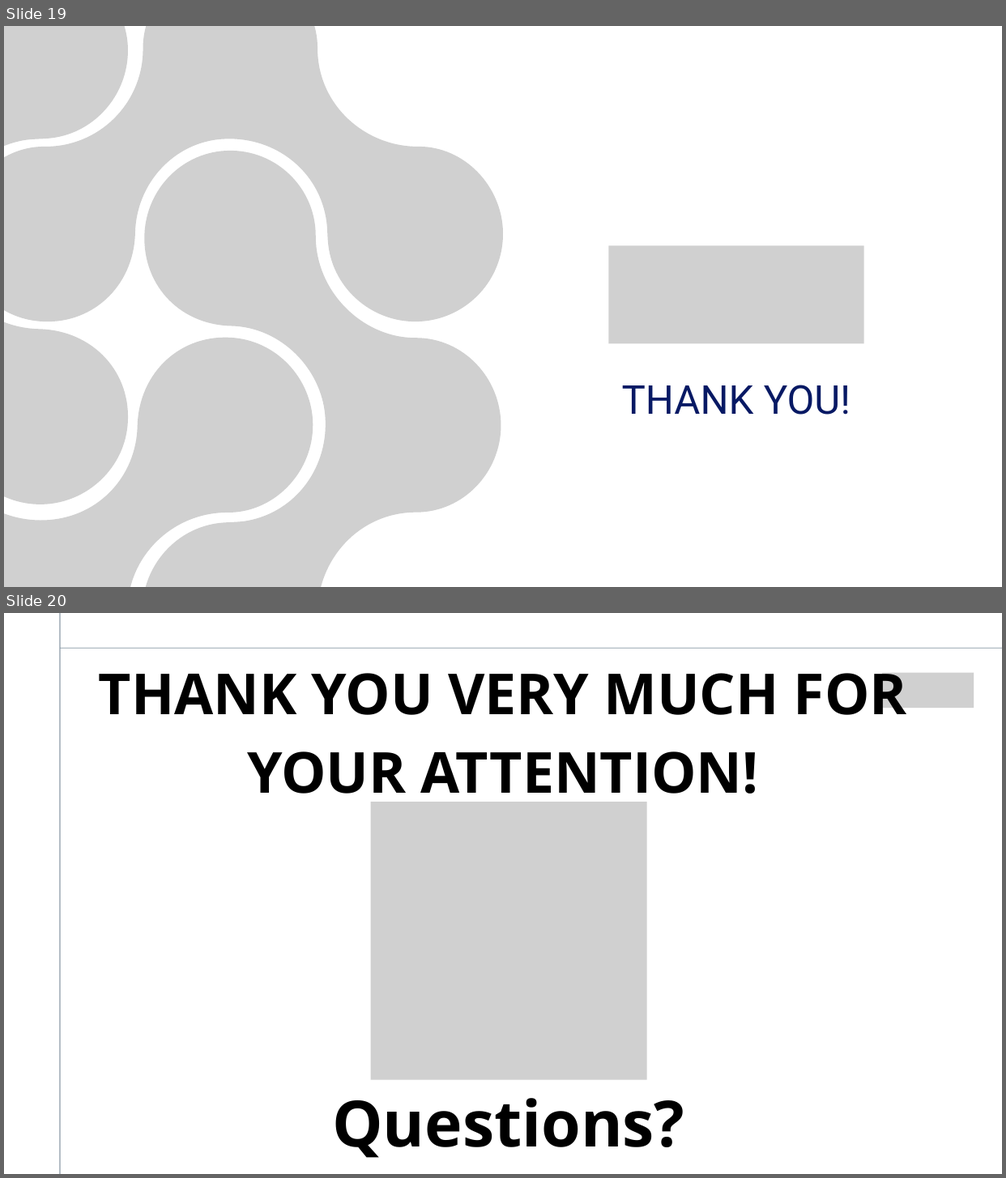
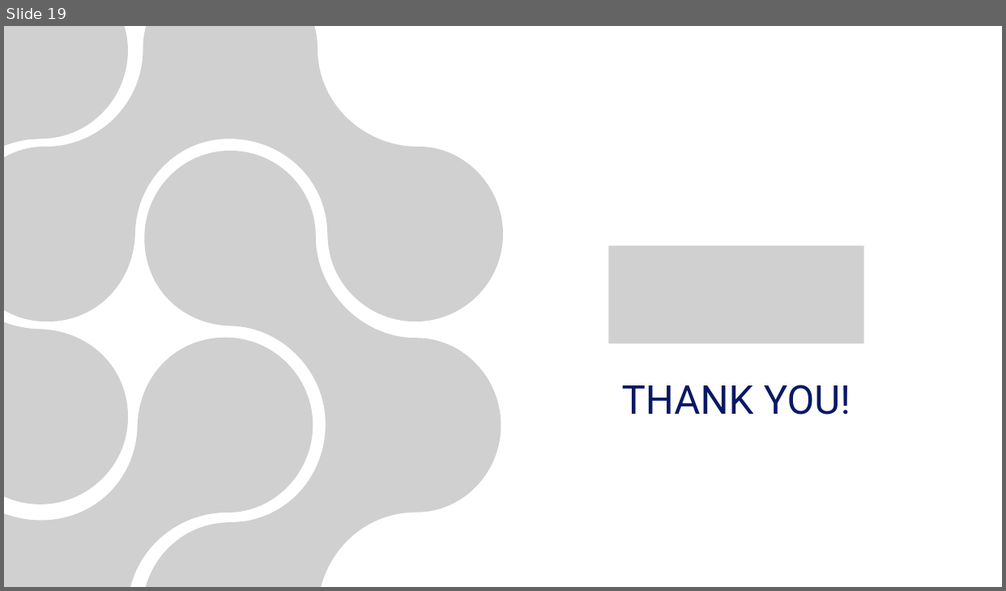
Before and after one commit to Senki16/elevator-maintenance-eafit, a slide deck: 01_Presentation/Elevator_Maintenance.pptx. Shown one above the other, each under a label of ours: slides 19 and 20 before the commit, slide 19 after it. The pictures are 1006x1178 and 1006x591 pixels, drawn with LibreOffice and Linux fonts; fonts in the diff are those of the drawing; grey boxes stand for pictures. Boxes give left, top, right and bottom in pixels: in the first picture for what was removed or moved away, otherwise in the second. Text is boxed around its words. In the diff, an @@ line names an element or a change of style, - is before the commit and + after.

```diff
--- a/01_Presentation/Elevator_Maintenance.pptx
+++ b/01_Presentation/Elevator_Maintenance.pptx
@@ slide 20 removed at (4,613,1002,1174), background #FFFFFF @@
@@ line removed from (60, 613) to (60, 1174) @@
@@ line removed from (60, 648) to (1002, 648) @@
@@ text removed at (99,673,907,807) @@
-THANK YOU VERY MUCH FOR YOUR ATTENTION!
@@ picture removed at (882,673,974,709) @@
@@ picture removed at (371,802,647,1080) @@
@@ text removed at (332,1098,684,1158) @@
-Questions?
```
Also in this commit, not shown: 3 slides changed, 2 slides added, 2 other slides removed, 6 other files.
